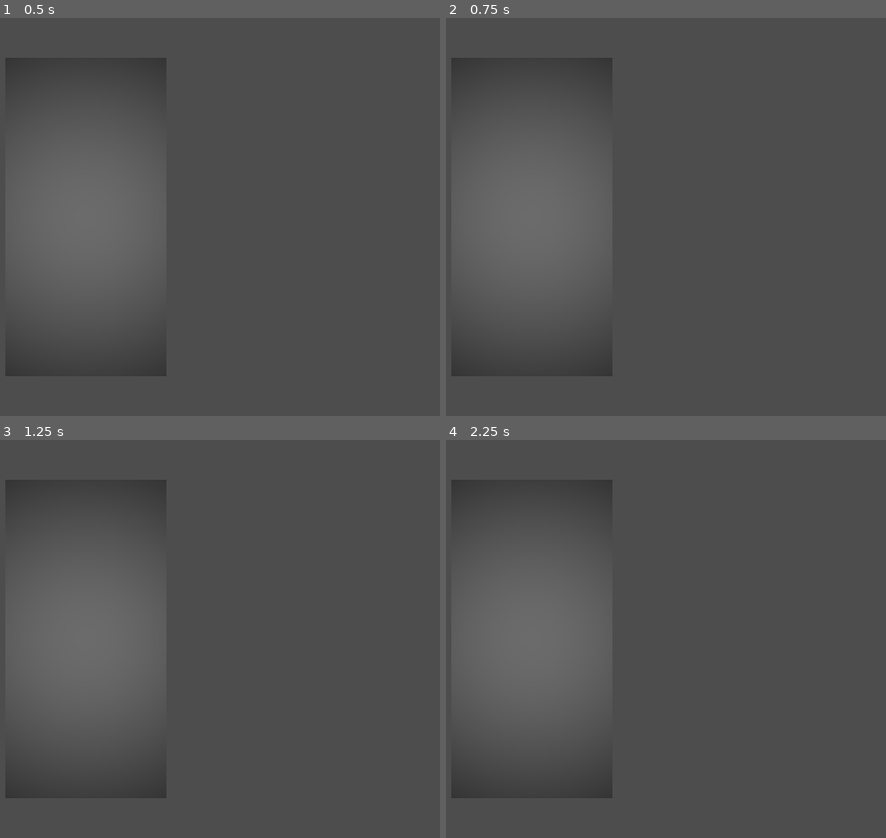
Above: before the commit, frames 1-4 (two rows, left to right).
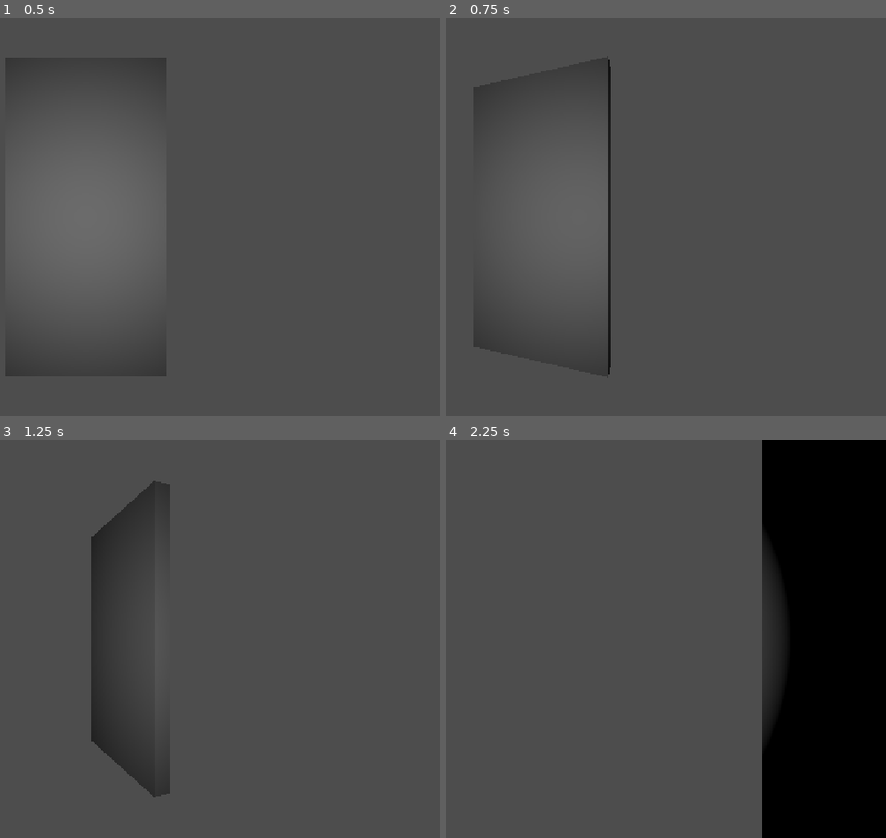
Above: after the commit, the same moments.

Repository: yokai0baka/this-house-of-logics
Game: Godot game, scene res://globals/scenes/transition_door.tscn
Two runs of this game, one before a commit and one after it. Both use one fixed random seed, a clock stepped at 60 frames per second and the inputs below. The project has no main scene, so this scene is started directly.
Inputs (mouse positions are in pixels of both pictures, inside the frame that each line leads up to):
- Up to frame 1 (0.5 s): no input
- Up to frame 2 (0.75 s): tap Enter (ui_accept) at 0.5 s; move the mouse to (688, 197) at 0.52 s; hold D (move_right) from 0.53 s (still down); click (688, 197) at 0.6 s
- Up to frame 3 (1.25 s): keep holding D (move_right); tap Enter (ui_accept) at 0.77 s
- Up to frame 4 (2.25 s): move the mouse to (outside the picture) at 1.27 s; release D (move_right) at 1.28 s; hold S (move_down) 1.28-2.03 s; click (outside the picture) at 1.35 s; tap Enter (ui_accept) at 1.52 s; move the mouse to (604, 551) at 2.02 s; hold D (move_right) from 2.03 s (still down); click (604, 551) at 2.1 s

Frame 1 is identical in both runs. In frame 2, 0.5% of the frame differs, in the area x 1-38%, y 10-90%; in frame 3, 9.9%; in frame 4, 32%, in the area x 1-100%, y 0-100%.

Commit message:
feat: transition animation between rooms

Diff:
--- a/globals/scenes/transition_door.tscn
+++ b/globals/scenes/transition_door.tscn
@@ -60,6 +60,20 @@
 "update": 0,
 "values": [Vector3(0, 0, 2.1000001), Vector3(0, 0, 2.4), Vector3(0, 0, -2.1)]
 }
+tracks/2/type = "method"
+tracks/2/imported = false
+tracks/2/enabled = true
+tracks/2/path = NodePath(".")
+tracks/2/interp = 1
+tracks/2/loop_wrap = true
+tracks/2/keys = {
+"times": PackedFloat32Array(3),
+"transitions": PackedFloat32Array(1),
+"values": [{
+"args": [],
+"method": &"next_room"
+}]
+}
 
 [sub_resource type="AnimationLibrary" id="AnimationLibrary_bqq7t"]
 _data = {
@@ -86,3 +100,4 @@
 
 [node name="AnimationPlayer" type="AnimationPlayer" parent="." unique_id=269337908]
 libraries/ = SubResource("AnimationLibrary_bqq7t")
+autoplay = &"default"
--- a/globals/scripts/global.gd
+++ b/globals/scripts/global.gd
@@ -3,3 +3,4 @@
 @onready var keys_obtained = []
 
 var crossing_door = false
+var next_room = ""
--- a/globals/scripts/transition_door.gd
+++ b/globals/scripts/transition_door.gd
@@ -1,4 +1,5 @@
 extends Node3D
 
-func call_animation():
-	$AnimationPlayer.play("default")
+func next_room():
+	await get_tree().process_frame
+	get_tree().change_scene_to_file("res://scenes/" + Global.next_room + ".tscn")
--- a/scripts/door.gd
+++ b/scripts/door.gd
@@ -20,6 +20,8 @@
 func _process(_delta: float) -> void:
 	if Input.is_action_just_pressed("interact") && in_range:
 		if door_destination in Global.keys_obtained:
-			get_tree().change_scene_to_file("res://scenes/" + door_destination + ".tscn")
+			Global.next_room = door_destination
+			await get_tree().process_frame
+			get_tree().change_scene_to_file("res://globals/scenes/transition_door.tscn")
 		else:
 			print("You have'nt a key")
